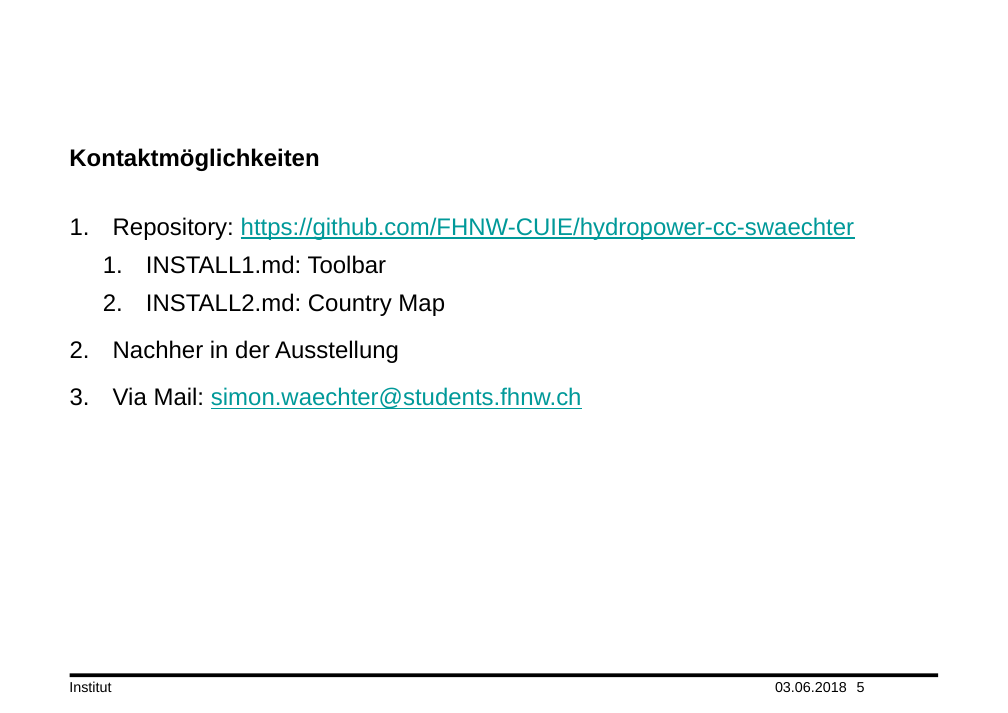
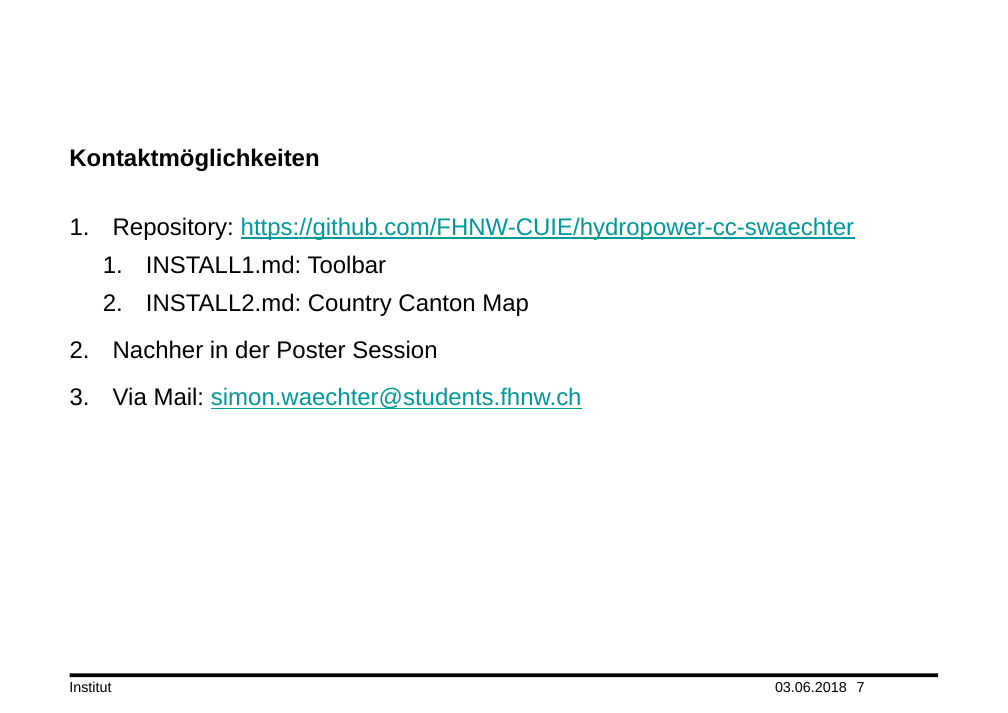
Before and after one commit to daiibee/hydropower-cc-swaechter, a slide deck: slide 7 of doc/cuie_FS18_Simon_Waechter.pptx (slide 5 before the commit). Drawn at 1008x713 pixels with LibreOffice and Linux fonts; fonts in the diff are those of the drawing; background and template pictures are left out. Boxes give left, top, right and bottom in pixels: in the first picture for what was removed or moved away, otherwise in the second. Text is boxed around its words. In the diff, an @@ line names an element or a change of style, - is before the commit and + after.

Commit message:
Finish the presentation

```diff
--- a/doc/cuie_FS18_Simon_Waechter.pptx
+++ b/doc/cuie_FS18_Simon_Waechter.pptx
@@ text at (113, 293, 529, 359): text changed @@
-  2. INSTALL2.md: Country Map
-2. Nachher in der Ausstellung
+  2. INSTALL2.md: Country Canton Map
+2. Nachher in der Poster Session
@@ page number at (857, 682, 865, 692): text changed @@
-5
+7
```
Also in this commit, not shown: 3 other slides changed, 2 slides added.
